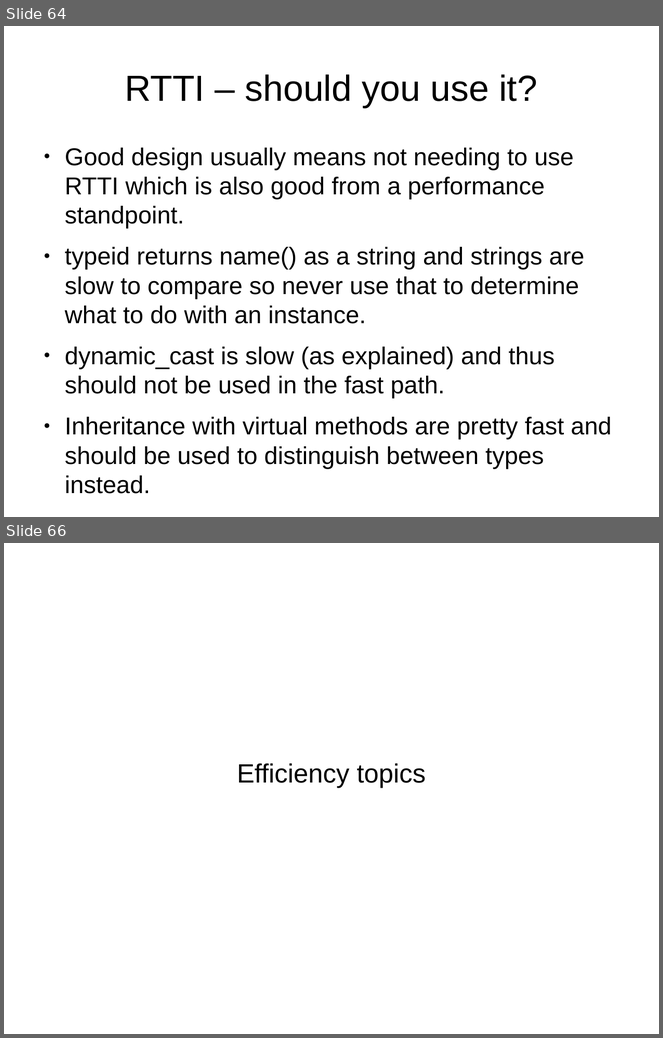
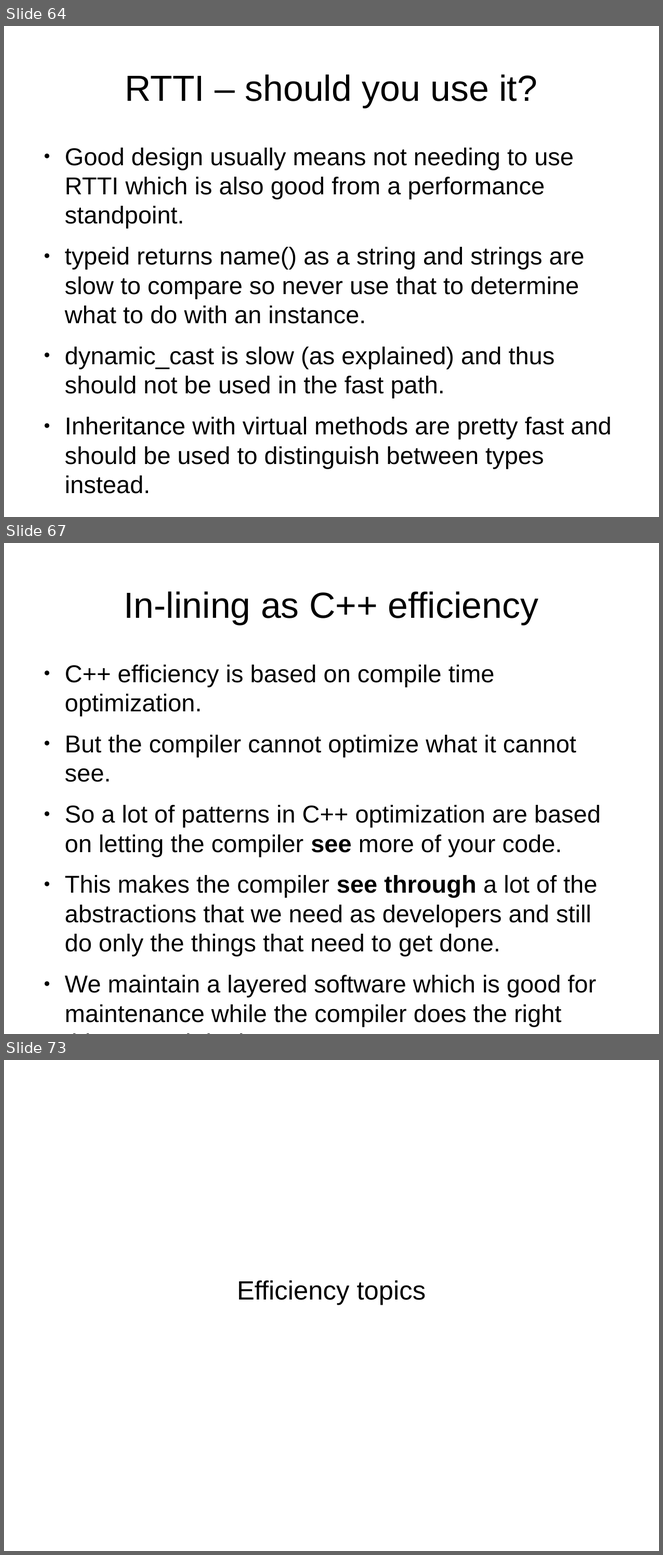
Before and after one commit to veltzer/demos, a slide deck: cpp/multi_core/effective_cplusplus.odp. Shown one above the other, each under a label of ours: slides 64 and 66 before the commit, slides 64, 67 and 73 after it; the slides between them are not shown. The pictures are 663x1038 and 663x1555 pixels, drawn with LibreOffice and Linux fonts; fonts in the diff are those of the drawing. Boxes give left, top, right and bottom in pixels: in the first picture for what was removed or moved away, otherwise in the second. Text is boxed around its words. In the diff, an @@ line names an element or a change of style, - is before the commit and + after.

```diff
--- a/cpp/multi_core/effective_cplusplus.odp
+++ b/cpp/multi_core/effective_cplusplus.odp
@@ slide 67 added at bbox=[4, 543, 659, 1034], background #FFFFFF @@
@@ title added at bbox=[124, 591, 539, 625], 44 pt, text #000000 @@
+In-lining as C++ efficiency
@@ text added at bbox=[65, 665, 601, 1027], 29.6 pt, text #000000 @@
+● C++ efficiency is based on compile time optimization.
+● But the compiler cannot optimize what it cannot see.
+● So a lot of patterns in C++ optimization are based on letting the compiler see more of your code.
+● This makes the compiler see through a lot of the abstractions that we need as developers and still do only the things that need to get done.
+● We maintain a layered software which is good for maintenance while the compiler does the right thing. Good deal.
@@ what was slide 66 is now slide 73 @@
```
Also in this commit, not shown: 2 slides changed, 6 other slides added, 3 other files.
